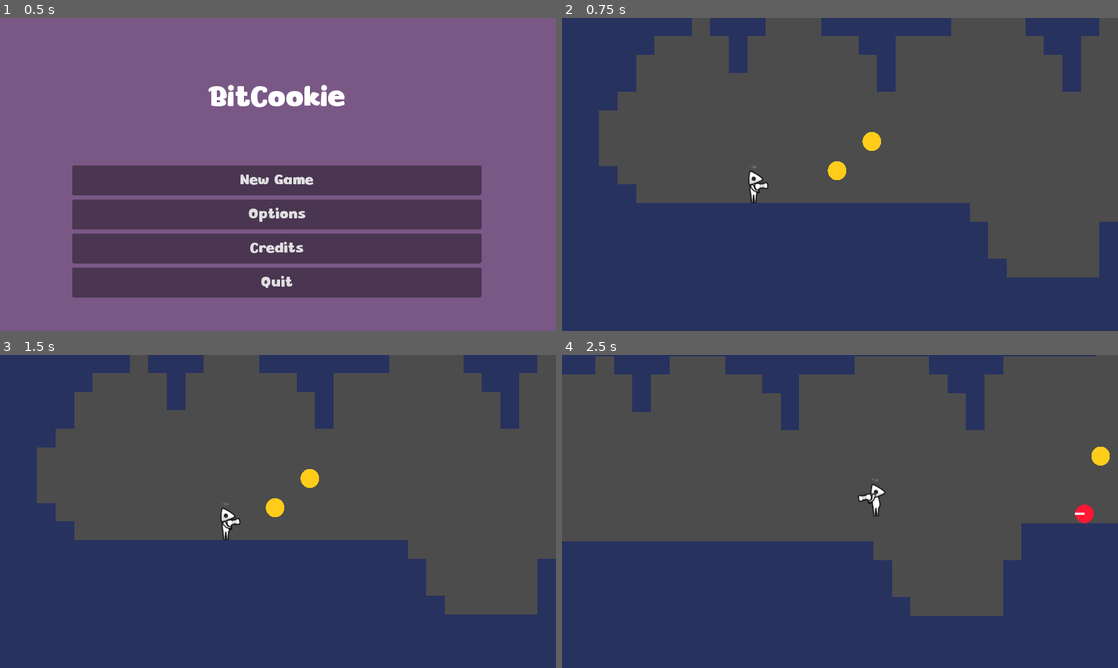
Above: before the commit, frames 1-4 (two rows, left to right).
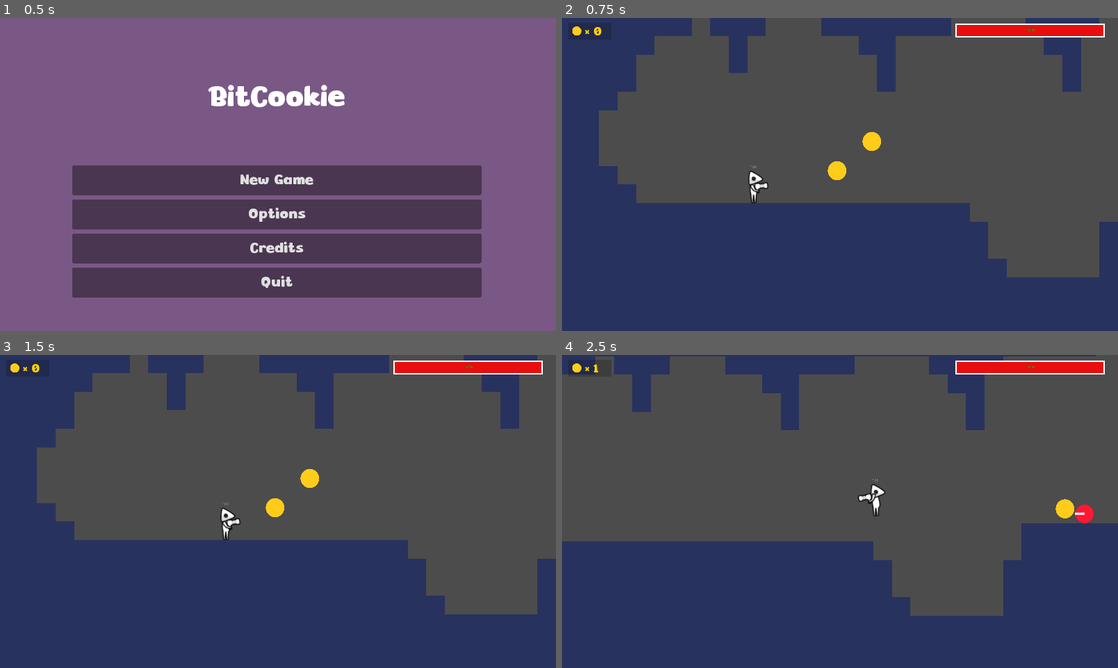
Above: after the commit, the same moments.

Repository: Addcrypto/Bit-Cookie
Game: Godot game, scene res://src/menus/MainMenu.tscn
Two runs of this game, one before a commit and one after it. Both use one fixed random seed, a clock stepped at 60 frames per second and the inputs below.
Inputs (mouse positions are in pixels of both pictures, inside the frame that each line leads up to):
- Up to frame 1 (0.5 s): no input
- Up to frame 2 (0.75 s): click "New Game" at 0.5 s
- Up to frame 3 (1.5 s): tap Enter at 1.25 s; move the mouse to (400, 495) at 1.27 s; hold D (move_right) from 1.28 s (still down); hold Shift (sprint) from 1.28 s (still down)
- Up to frame 4 (2.5 s): keep holding D (move_right); tap Space (jump) at 1.52, 1.55, 1.82, 2.1, 2.27 s; move the mouse to (728, 527) at 2.02 s; release Shift (sprint) at 2.03 s; tap Shift (sprint) at 2.3 s

Frame 1 is identical in both runs. In frame 2, 1.3% of the frame differs, in the area x 1-98%, y 1-7%; in frame 3, 1.3%; in frame 4, 1.6%, in the area x 1-99%, y 1-53%.

Commit message:
Updated Coin and Created HUD

Diff:
--- a/src/levels/Test1.tscn
+++ b/src/levels/Test1.tscn
@@ -13,6 +13,7 @@
 [ext_resource path="res://src/prefabs/Portal.tscn" type="PackedScene" id=11]
 [ext_resource path="res://src/prefabs/Coin.tscn" type="PackedScene" id=12]
 [ext_resource path="res://src/prefabs/Powerup_sprint.tscn" type="PackedScene" id=13]
+[ext_resource path="res://src/prefabs/HUD.tscn" type="PackedScene" id=14]
 
 [sub_resource type="NavigationPolygon" id=29]
 vertices = PoolVector2Array( 0, 0, 256, 0, 0, 256 )
@@ -295,7 +296,7 @@
 position = Vector2( 950, -559 )
 
 [node name="Coin2" parent="." instance=ExtResource( 12 )]
-position = Vector2( 2193, -743 )
+position = Vector2( 2070, -561 )
 
 [node name="Coin3" parent="." instance=ExtResource( 12 )]
 position = Vector2( 4682, -1793 )
@@ -303,4 +304,8 @@
 [node name="Coin4" parent="." instance=ExtResource( 12 )]
 position = Vector2( 1070, -660 )
 
+[node name="HUD" parent="." instance=ExtResource( 14 )]
+
 [connection signal="child_exiting_tree" from="." to="Portal" method="_on_Root_child_exiting_tree"]
+[connection signal="CoinAmountChanged" from="Player" to="HUD" method="_on_Player_CoinAmountChanged"]
+[connection signal="HealthAmountChanged" from="Player" to="HUD" method="_on_Player_HealthAmountChanged"]
--- a/src/prefabs/Coin.tscn
+++ b/src/prefabs/Coin.tscn
@@ -6,7 +6,7 @@
 [sub_resource type="CircleShape2D" id=1]
 radius = 40.0
 
-[node name="Coin" type="Area2D"]
+[node name="Coin" type="Area2D" groups=["Money"]]
 collision_layer = 16
 collision_mask = 2
 script = ExtResource( 2 )
--- /dev/null
+++ b/src/prefabs/HUD.tscn
@@ -0,0 +1,85 @@
+[gd_scene load_steps=10 format=2]
+
+[ext_resource path="res://assets/items/SimpleCoin.png" type="Texture" id=1]
+[ext_resource path="res://assets/fonts/Planet-Joy.ttf" type="DynamicFontData" id=2]
+[ext_resource path="res://src/scripts/HUD.gd" type="Script" id=3]
+
+[sub_resource type="StyleBoxFlat" id=1]
+bg_color = Color( 0.0156863, 0.0156863, 0.0156863, 0.2 )
+corner_radius_top_left = 5
+corner_radius_top_right = 5
+corner_radius_bottom_right = 5
+corner_radius_bottom_left = 5
+
+[sub_resource type="DynamicFont" id=3]
+size = 27
+font_data = ExtResource( 2 )
+
+[sub_resource type="DynamicFont" id=2]
+size = 39
+font_data = ExtResource( 2 )
+
+[sub_resource type="Theme" id=4]
+
+[sub_resource type="StyleBoxFlat" id=5]
+bg_color = Color( 0.917647, 0.0588235, 0.0588235, 1 )
+border_width_left = 5
+border_width_top = 5
+border_width_right = 5
+border_width_bottom = 5
+border_color = Color( 0.8, 0.8, 0.8, 0 )
+
+[sub_resource type="StyleBoxFlat" id=6]
+bg_color = Color( 0.6, 0.6, 0.6, 0 )
+border_width_left = 5
+border_width_top = 5
+border_width_right = 5
+border_width_bottom = 5
+border_color = Color( 1, 1, 1, 1 )
+
+[node name="HUD" type="CanvasLayer"]
+script = ExtResource( 3 )
+
+[node name="Panel" type="Panel" parent="."]
+margin_left = 22.0
+margin_top = 17.0
+margin_right = 171.0
+margin_bottom = 75.0
+custom_styles/panel = SubResource( 1 )
+
+[node name="TextureRect" type="TextureRect" parent="."]
+margin_left = 35.0
+margin_top = 29.0
+margin_right = 68.0
+margin_bottom = 61.0
+texture = ExtResource( 1 )
+expand = true
+stretch_mode = 5
+
+[node name="x" type="Label" parent="."]
+margin_left = 79.0
+margin_top = 33.0
+margin_right = 95.0
+margin_bottom = 60.0
+custom_colors/font_color = Color( 1, 0.823529, 0.0196078, 1 )
+custom_fonts/font = SubResource( 3 )
+text = "x"
+
+[node name="CoinAmount" type="Label" parent="."]
+margin_left = 108.0
+margin_top = 29.0
+margin_right = 158.0
+margin_bottom = 68.0
+custom_colors/font_color = Color( 1, 0.823529, 0.0196078, 1 )
+custom_fonts/font = SubResource( 2 )
+text = "##"
+
+[node name="HealthBar" type="ProgressBar" parent="."]
+margin_left = 1358.0
+margin_top = 18.0
+margin_right = 1874.0
+margin_bottom = 67.0
+theme = SubResource( 4 )
+custom_colors/font_color = Color( 0.0823529, 1, 0.117647, 1 )
+custom_styles/fg = SubResource( 5 )
+custom_styles/bg = SubResource( 6 )
--- a/src/prefabs/Player.tscn
+++ b/src/prefabs/Player.tscn
@@ -27,7 +27,7 @@
 [node name="Hurtbox" parent="." instance=ExtResource( 3 )]
 position = Vector2( 0, 8.5 )
 collision_layer = 32
-collision_mask = 72
+collision_mask = 88
 
 [node name="Box" parent="Hurtbox" index="0"]
 position = Vector2( 0, -2.5 )
--- a/src/prefabs/Powerup.tscn
+++ b/src/prefabs/Powerup.tscn
@@ -6,7 +6,7 @@
 [sub_resource type="RectangleShape2D" id=1]
 extents = Vector2( 108, 102 )
 
-[node name="Powerup" type="Area2D"]
+[node name="Powerup" type="Area2D" groups=["Item"]]
 collision_layer = 16
 collision_mask = 3
 script = ExtResource( 2 )
--- a/src/prefabs/Powerup_sprint.tscn
+++ b/src/prefabs/Powerup_sprint.tscn
@@ -6,7 +6,7 @@
 [sub_resource type="RectangleShape2D" id=1]
 extents = Vector2( 108, 102 )
 
-[node name="Powerup_sprint" type="Area2D"]
+[node name="Powerup_sprint" type="Area2D" groups=["Item"]]
 script = ExtResource( 2 )
 
 [node name="Sprite" type="Sprite" parent="."]
--- a/src/scripts/Coin.gd
+++ b/src/scripts/Coin.gd
@@ -17,7 +17,7 @@
 
 func _on_Coin_body_entered(body):
   print( "Player grabbed a coin." )
-  if("Player") in body.name:
-    PlayerVariables.Coins += 1;
-    print(PlayerVariables.Coins )
+#  if("Player") in body.name:
+#    PlayerVariables.Coins += 1;
+#    print(PlayerVariables.Coins )
   queue_free()
--- /dev/null
+++ b/src/scripts/HUD.gd
@@ -0,0 +1,31 @@
+extends CanvasLayer
+
+
+# Declare member variables here. Examples:
+# var a = 2
+# var b = "text"
+
+
+# Called when the node enters the scene tree for the first time.
+func _ready():
+    $CoinAmount.text = String(PlayerVariables.Coins)
+    $HealthBar.value = PlayerVariables.Health
+    print("HUD Updated")
+    pass # Replace with function body.
+
+
+# Called every frame. 'delta' is the elapsed time since the previous frame.
+#func _process(delta):
+#    pass
+
+
+func _on_Player_CoinAmountChanged():
+    $CoinAmount.text = String(PlayerVariables.Coins)
+    print("HUD Updated")
+    pass # Replace with function body.
+
+
+func _on_Player_HealthAmountChanged():
+    $HealthBar.value = PlayerVariables.Health
+    print("HUD Updated")
+    pass # Replace with function body.
--- a/src/scripts/Menus/MainMenu.gd
+++ b/src/scripts/Menus/MainMenu.gd
@@ -1,6 +1,4 @@
 extends Node2D
-
-
 
 func _on_quitButton_pressed():
   get_tree().quit()
--- a/src/scripts/Player.gd
+++ b/src/scripts/Player.gd
@@ -32,6 +32,9 @@
 export var jump_debounce: float = .2
 # How long, in seconds, are jumps still accepted after leaving the ground
 export var coyote_time: float = .15
+
+signal CoinAmountChanged
+signal HealthAmountChanged
 
 # Timestamp of when we last jumped
 var last_jumped: float = 0
@@ -105,13 +108,17 @@
   if power_up_signal == 1 && PlayerVariables.Coins >= 3:
     jump_height *= 1.5
     PlayerVariables.Coins -= 3
+    emit_signal("CoinAmountChanged")
     power_up_signal = 0
 
 
 func Powerup_sprint():
-  if power_up_signal == 1 && PlayerVariables.Coins >= 5:
+  print(power_up_signal)
+  if power_up_signal == 2 && PlayerVariables.Coins >= 5:
+    print("Gained Speed")
     walk_speed *= 1.5
     PlayerVariables.Coins -= 5
+    emit_signal("CoinAmountChanged")
     power_up_signal = 0
 
     # these 2 functions are for health and reseting the health (die condition)
@@ -128,13 +135,20 @@
 func DamageTaken(Dmg):
     if(Dmg > 0):
         PlayerVariables.Health = PlayerVariables.Health - Dmg
+        emit_signal("HealthAmountChanged")
         if(PlayerVariables.Health <= 0):
             print("dead")
             die()
 
 func _on_Hurtbox_area_entered(area):
     var dmg = 0
-    if(area.is_in_group("Hitbox")):
+    if(area.is_in_group("Item")):
+        return
+    if(area.is_in_group("Money")):
+        PlayerVariables.Coins += 1
+        emit_signal("CoinAmountChanged")
+        print(PlayerVariables.Coins)
+    elif(area.is_in_group("Hitbox")):
         print("Hurtbox saw: "+str(area.Damage))
         dmg = area.Damage
     elif(area.group == "Enemies"):
--- a/src/scripts/Powerup_sprint.gd
+++ b/src/scripts/Powerup_sprint.gd
@@ -18,7 +18,7 @@
 
 func _on_Powerup_sprint_body_entered(body):
   print( "Player grabbed a  sprint powerup." )
-  if("Player") in body.name && PlayerVariables.Coins  == 5:
+  if("Player") in body.name && PlayerVariables.Coins  >= 5:
     body.power_up_signal = 2;
-    body.Powerup_jump()
+    body.Powerup_sprint()
     queue_free()
Not shown: 1 places in src/levels/Test1.tscn that only renumber resources
